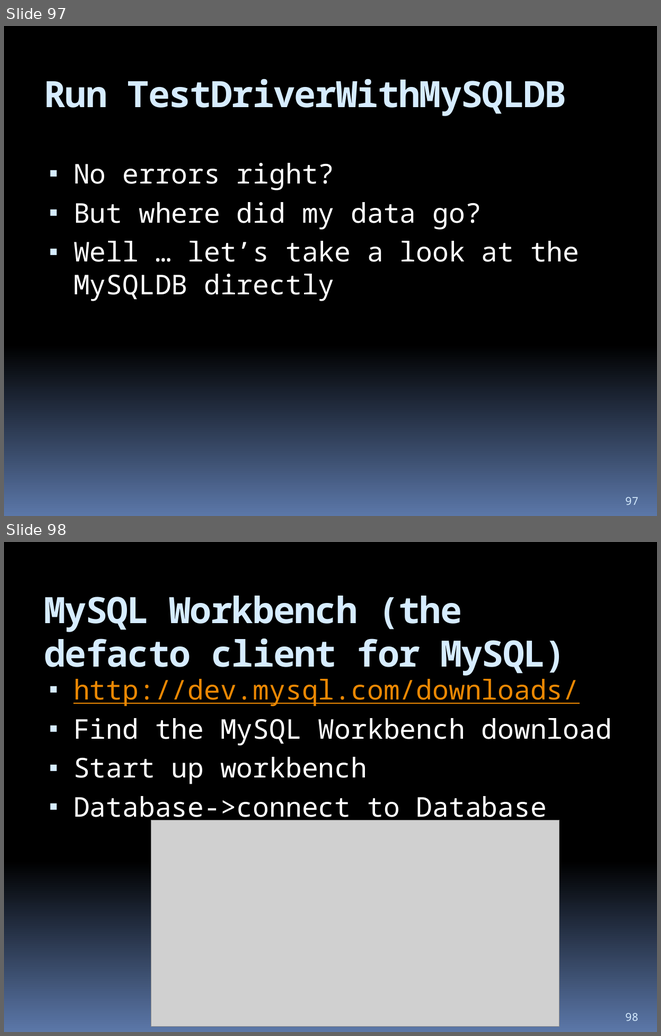
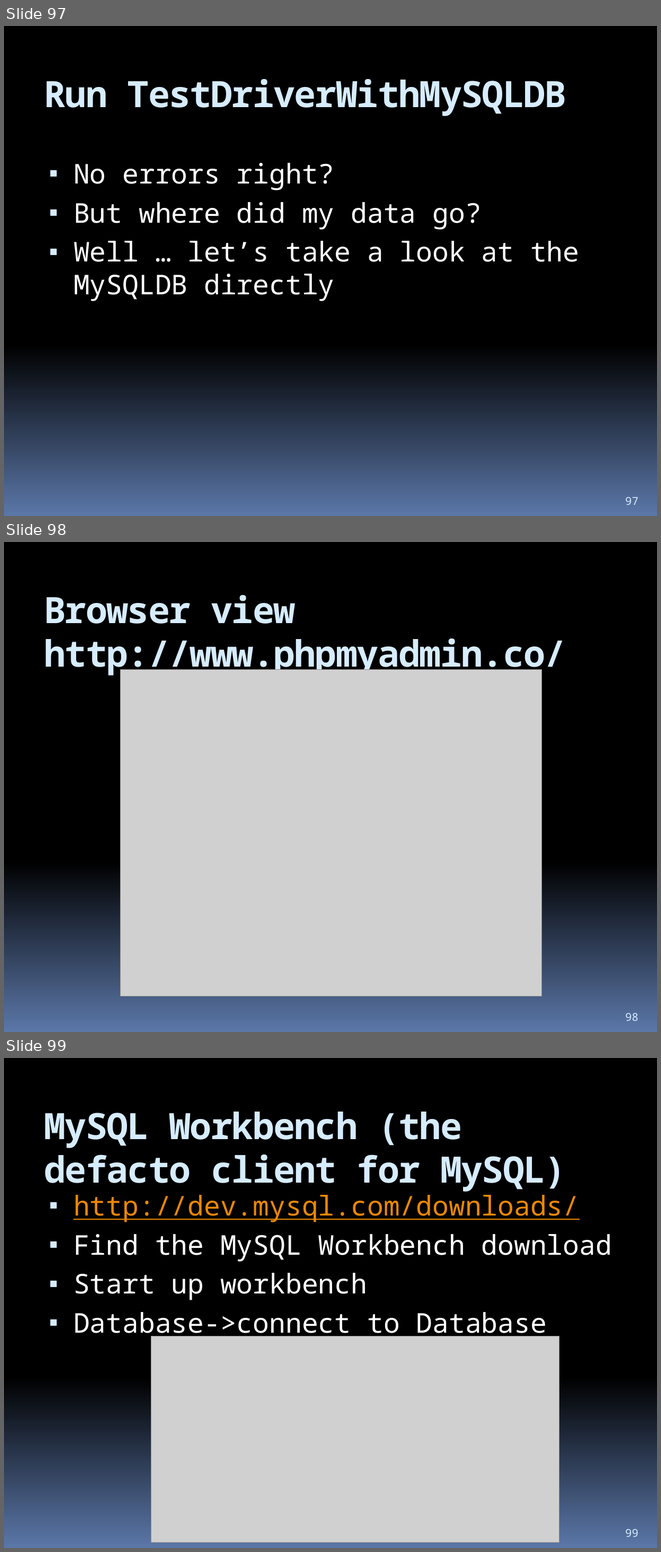
Before and after one commit to hchan/comp2613, a slide deck: coursePresentation.pptx. Shown one above the other, each under a label of ours: slides 97 and 98 before the commit, slides 97, 98 and 99 after it. The pictures are 661x1036 and 661x1552 pixels, drawn with LibreOffice and Linux fonts; fonts in the diff are those of the drawing; grey boxes stand for pictures. Boxes give left, top, right and bottom in pixels: in the first picture for what was removed or moved away, otherwise in the second. Text is boxed around its words. In the diff, an @@ line names an element or a change of style, - is before the commit and + after.

```diff
--- a/coursePresentation.pptx
+++ b/coursePresentation.pptx
@@ slide 98 added at (x1=4, y1=542, x2=657, y2=1032), background gradient #000000 to #5B77A8 @@
@@ title added at (x1=44, y1=595, x2=566, y2=676), 40 pt, text #D6ECFF, bold @@
+Browser view
+http://www.phpmyadmin.co/
@@ picture added at (x1=120, y1=669, x2=541, y2=996) @@
@@ page number added at (x1=625, y1=1013, x2=638, y2=1021), 12 pt, text #D6ECFF @@
+98
@@ what was slide 98 is now slide 99 @@
@@ page number at (x1=625, y1=1529, x2=638, y2=1537): text changed @@
-98
+99
```
Also in this commit, not shown: 1 other file.
